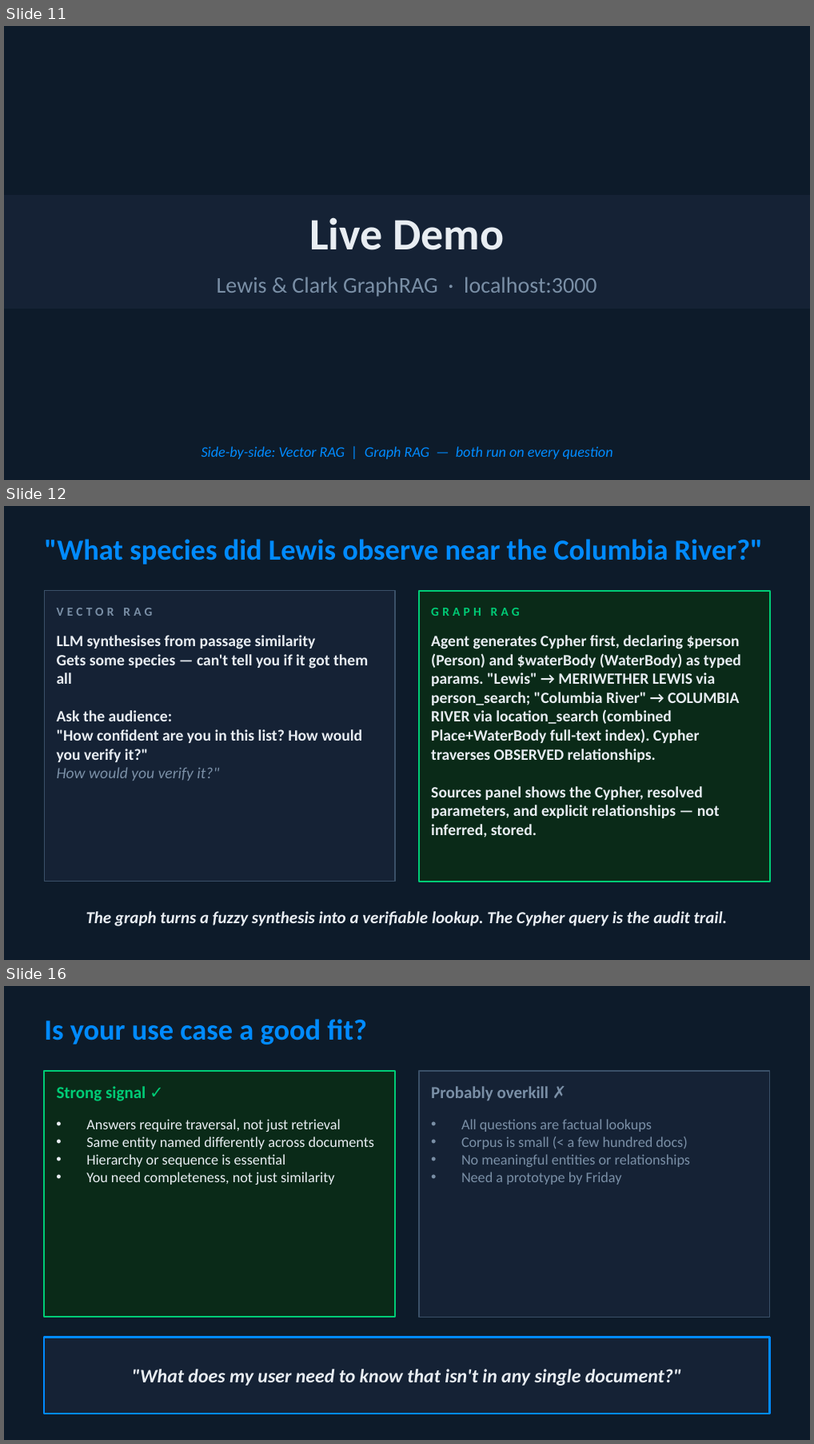
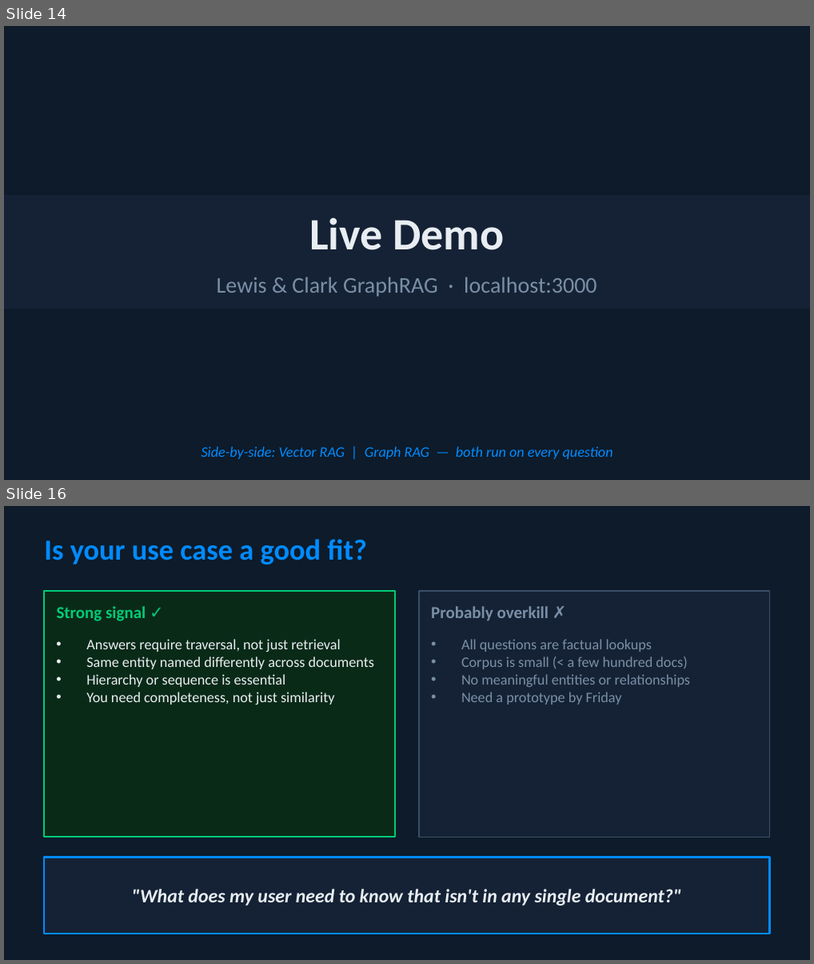
Before and after one commit to smithna/corps-of-discovery-graph-rag, a slide deck: docs/rag_relationship_problem.pptx. Shown one above the other, each under a label of ours: slides 11, 12 and 16 before the commit, slides 14 and 16 after it; the slides between them are not shown. The pictures are 814x1444 and 814x964 pixels, drawn with LibreOffice and Linux fonts; fonts in the diff are those of the drawing. Boxes give left, top, right and bottom in pixels: in the first picture for what was removed or moved away, otherwise in the second. Text is boxed around its words. In the diff, an @@ line names an element or a change of style, - is before the commit and + after.

```diff
--- a/docs/rag_relationship_problem.pptx
+++ b/docs/rag_relationship_problem.pptx
@@ slide 12 removed at (4,506,810,960), background #0D1B2A @@
@@ text removed at (44,539,763,564) @@
-"What species did Lewis observe near the Columbia River?"
@@ rectangle removed at (44,591,395,881) @@
@@ rectangle removed at (419,591,770,881) @@
@@ text removed at (57,608,152,616) @@
-VECTOR RAG
@@ text removed at (431,608,520,616) @@
-GRAPH RAG
@@ text removed at (57,635,368,780) @@
-LLM synthesises from passage similarity
-Gets some species — can't tell you if it got them all
-Ask the audience:
-"How confident are you in this list? How would you verify it?"
-How would you verify it?"
@@ text removed at (431,635,742,837) @@
-Agent generates Cypher first, declaring $person (Person) and $waterBody (WaterBody) as typed params. "Lewis" → MERIWETHER LEWIS via person_search; "Columbia River" → COLUMBIA RIVER via location_search (combined Place+WaterBody full-text index). Cypher traverses OBSERVED relationships.
-Sources panel shows the Cypher, resolved parameters, and explicit relationships — not inferred, stored.
@@ text removed at (86,911,728,926) @@
-The graph turns a fuzzy synthesis into a verifiable lookup. The Cypher query is the audit trail.
@@ what was slide 11 is now slide 14 @@
```
Also in this commit, not shown: 11 slides changed, 3 slides added, 2 other slides removed.
